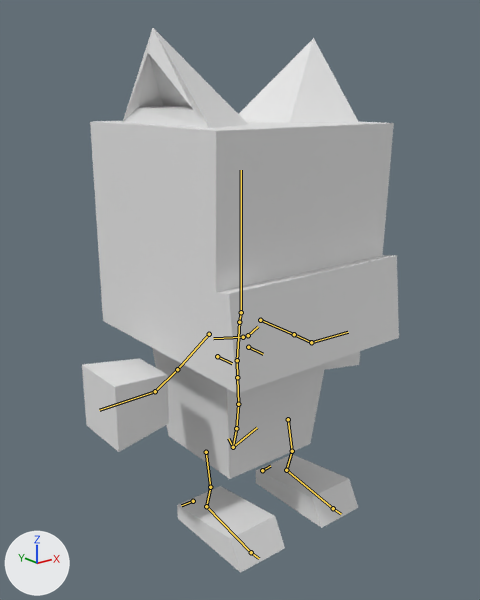
Two versions of the Blender file Assets/Models/Playermodels/fring_delta.blend, one commit apart.
One viewpoint serves both versions: a 50 mm lens placed at (-3.98, -4.99, 4.11), pointed at (0.08, 0.07, 2.08). Every picture has the same lights, and +X, +Y and +Z are marked at lower left. The bones that bend it are drawn over the model as lines.

In view in the first picture: 'Head', 'Left Arm', 'Left Foot', 'Right Arm', 'Right Foot', 'Torso'.
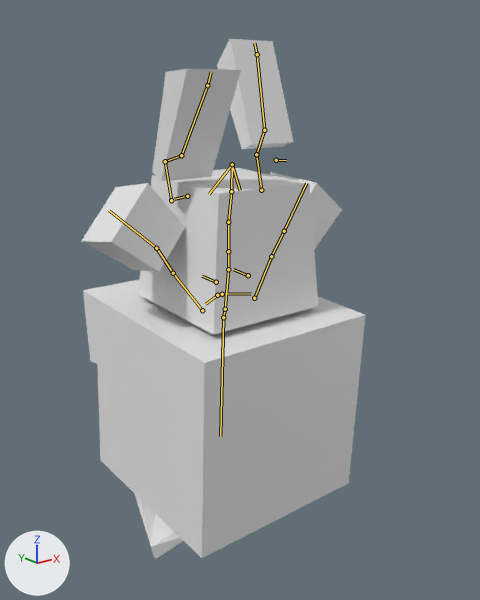
The newer file adds an action. The first version stands in its rest pose; the second is drawn at frame 0 of the action 'S_GroundPEnd'.

What differs and where, as boxes (x1, y1, x2, y2) in the pictures (480 x 600 px):
'Head', posed (8% narrower, 23% shorter): before (90, 28, 399, 393); after (83, 279, 366, 559)
'Left Foot', posed (17% narrower, 30% taller): before (177, 486, 285, 573); after (152, 69, 241, 182)
'Left Arm', posed (19% wider): before (82, 359, 169, 452); after (81, 183, 185, 272)
'Right Foot', posed (25% narrower, 48% taller): before (256, 454, 358, 528); after (217, 39, 293, 149)
bone 'spine', root to tip: before (233, 447) to (236, 428); after (232, 164) to (231, 191)
bone 'spine.001', root to tip: before (236, 428) to (238, 404); after (231, 191) to (228, 222)
bone 'upper_arm.L', root to tip: before (260, 320) to (294, 334); after (254, 298) to (271, 256)
bone 'hand.L', root to tip: before (311, 342) to (348, 332); after (284, 231) to (306, 183)
bone 'upper_arm.R', root to tip: before (209, 334) to (177, 369); after (202, 310) to (173, 273)
bone 'hand.R', root to tip: before (155, 391) to (99, 410); after (156, 248) to (109, 210)
bone 'thigh.L', root to tip: before (288, 419) to (292, 451); after (261, 190) to (256, 154)
bone 'shin.L', root to tip: before (292, 451) to (286, 470); after (256, 154) to (264, 130)
bone 'foot.L', root to tip: before (286, 470) to (333, 508); after (264, 130) to (257, 54)
bone 'thigh.R', root to tip: before (206, 452) to (210, 487); after (171, 200) to (165, 161)
bone 'shin.R', root to tip: before (210, 487) to (206, 506); after (165, 161) to (181, 155)
bone 'foot.R', root to tip: before (206, 506) to (251, 552); after (181, 155) to (207, 85)

The change in detail:
Bone 'spine' (bone_spine) moves from (0.0, 0.0, 0.0) to (0.0, 1.71, -0.441).
Bone 'spine' (bone_spine) turns from (0, 0, 0) to (168, 0, 0) degrees about its own x, y and z.
Bone 'spine.001' (bone_spine_001) turns from (0, 0, 0) to (15, 0, 0) degrees about its own x, y and z.
Bone 'upper_arm.L' (bone_upper_arm_l) turns from (0, 0, 0) to (0, -6, -24) degrees about its own x, y and z.
Bone 'hand.L' (bone_hand_l) turns from (0, 0, 0) to (-2, 8, -32) degrees about its own x, y and z.
Bone 'upper_arm.R' (bone_upper_arm_r) turns from (0, 0, 0) to (6, 19, 29) degrees about its own x, y and z.
Bone 'hand.R' (bone_hand_r) turns from (0, 0, 0) to (5, -7, 13) degrees about its own x, y and z.
Bone 'thigh.L' (bone_thigh_l) turns from (0, 0, 0) to (9, 0, 0) degrees about its own x, y and z.
Bone 'shin.L' (bone_shin_l) moves from (0.0, 0.0, 0.0) to (0.0, -0.022, 0.021).
Bone 'shin.L' (bone_shin_l) turns from (0, 0, 0) to (13, 0, 0) degrees about its own x, y and z.
Bone 'foot.L' (bone_foot_l) moves from (0.0, 0.0, 0.0) to (0.0, -0.076, 0.067).
Bone 'foot.L' (bone_foot_l) turns from (0, 0, 0) to (60, 0, 0) degrees about its own x, y and z.
Bone 'thigh.R' (bone_thigh_r) turns from (0, 0, 0) to (8, 0, 0) degrees about its own x, y and z.
Bone 'shin.R' (bone_shin_r) moves from (0.0, 0.0, 0.0) to (0.0, 0.014, -0.027).
Bone 'shin.R' (bone_shin_r) turns from (0, 0, 0) to (63, 0, 0) degrees about its own x, y and z.
Bone 'foot.R' (bone_foot_r) moves from (0.0, 0.0, 0.0) to (0.0, 0.022, -0.101).
Bone 'foot.R' (bone_foot_r) turns from (0, 0, 0) to (56, 0, 0) degrees about its own x, y and z.
